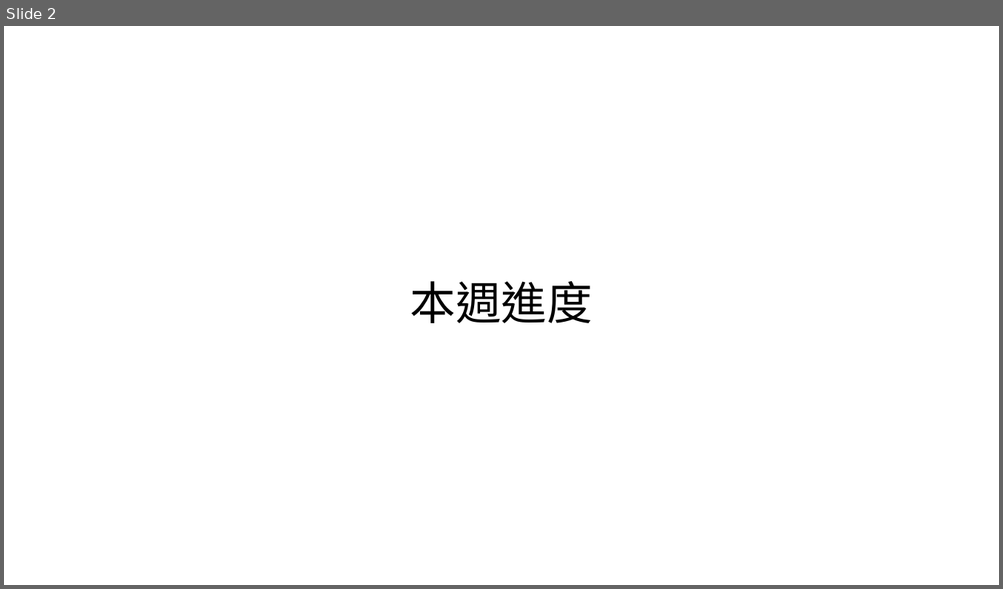
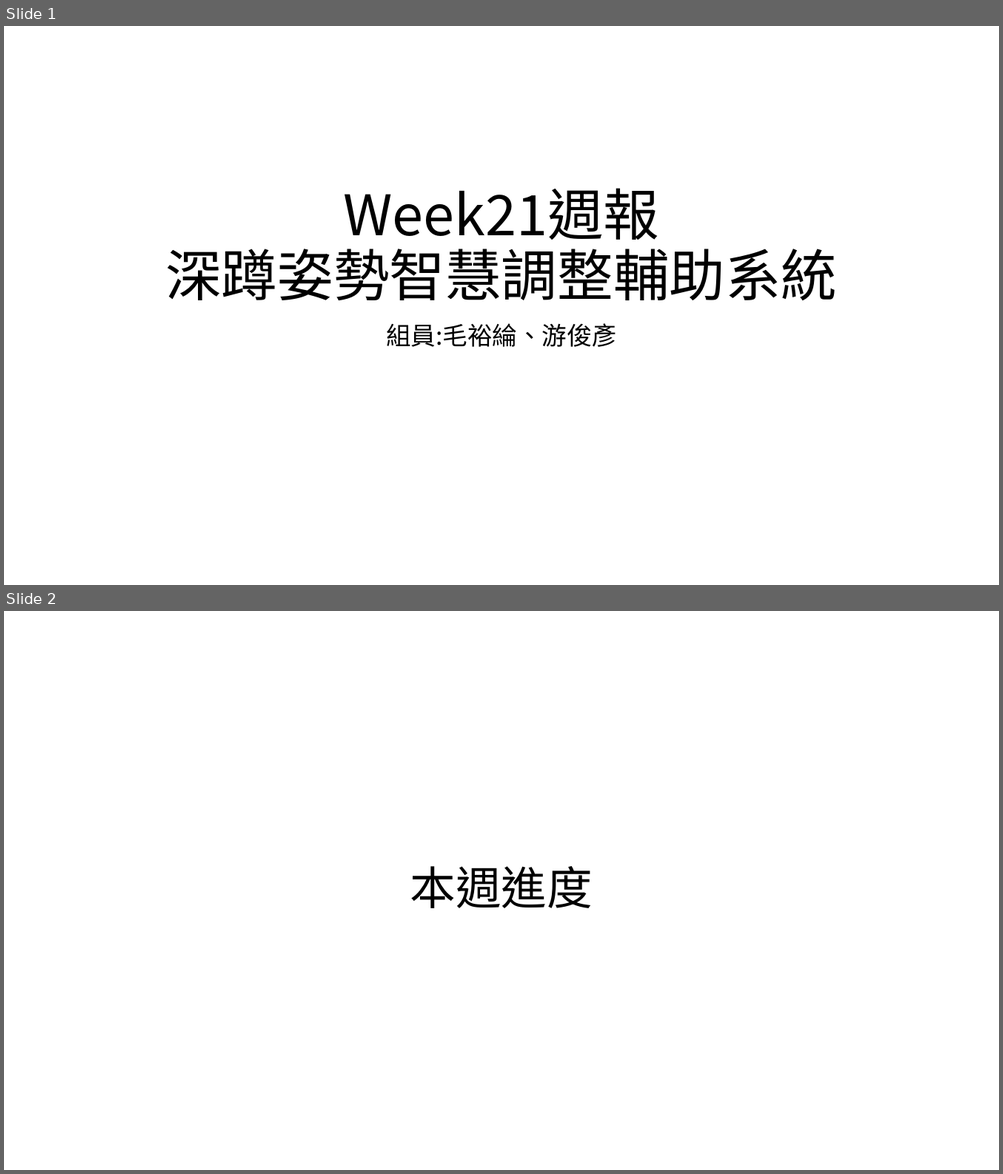
Before and after one commit to mizulun/seatpose-system, a slide deck: week21進度報告.pptx. Shown one above the other, each under a label of ours: slide 2 before the commit, slides 1 and 2 after it. The pictures are 1003x589 and 1003x1174 pixels, drawn with LibreOffice and Linux fonts; fonts in the diff are those of the drawing. Boxes give left, top, right and bottom in pixels: in the first picture for what was removed or moved away, otherwise in the second. Text is boxed around its words. In the diff, an @@ line names an element or a change of style, - is before the commit and + after.

```diff
--- a/week21進度報告.pptx
+++ b/week21進度報告.pptx
@@ slide 1 added at box(4, 26, 999, 585), background #FFFFFF @@
@@ title added at box(165, 188, 836, 301), 54 pt, text #000000 @@
+Week21週報
+深蹲姿勢智慧調整輔助系統
@@ subtitle added at box(386, 323, 617, 347), 24 pt, text #000000 @@
+組員:毛裕綸、游俊彥
```
Also in this commit, not shown: 1 slide changed, 1 slide removed.
